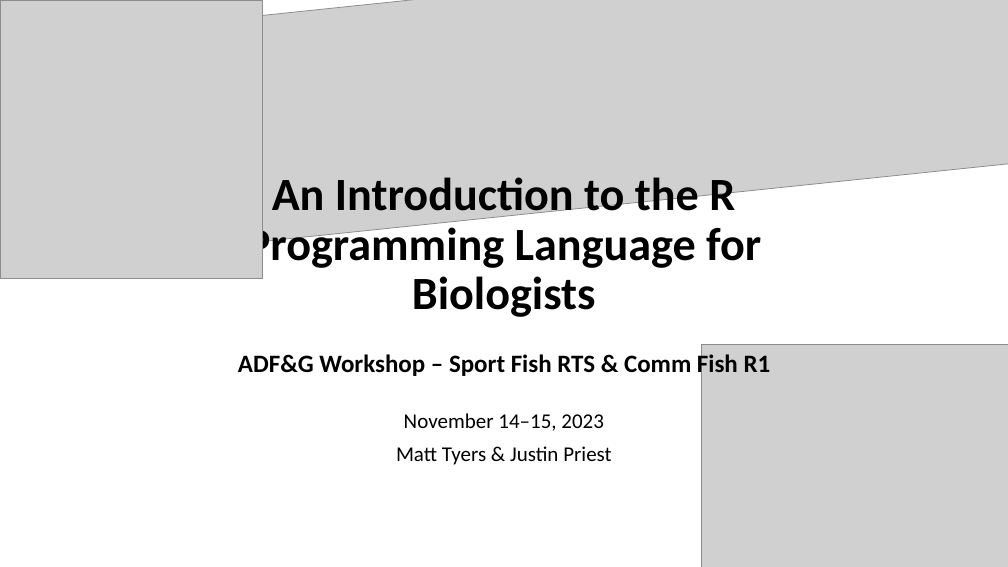
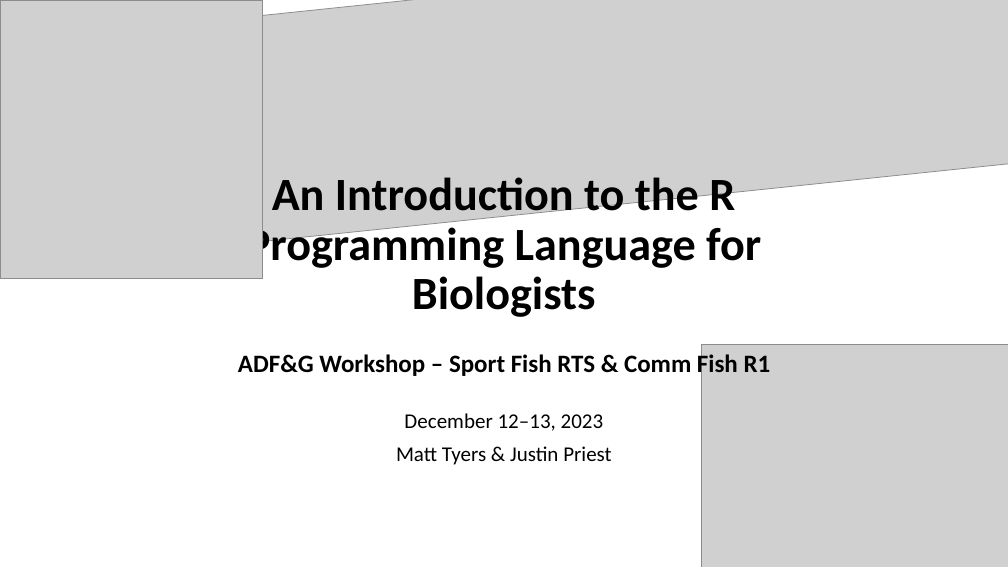
Before and after one commit to justinpriest/ADFG_R_Intro_Workshop, a slide deck: slide 1 of presentations/1 - Welcome and motivation.pptx. Drawn at 1008x567 pixels with LibreOffice and Linux fonts; fonts in the diff are those of the drawing; grey boxes stand for pictures. Boxes give left, top, right and bottom in pixels: in the first picture for what was removed or moved away, otherwise in the second. Text is boxed around its words. In the diff, an @@ line names an element or a change of style, - is before the commit and + after.

```diff
--- a/presentations/1 - Welcome and motivation.pptx
+++ b/presentations/1 - Welcome and motivation.pptx
@@ subtitle at [404, 413, 604, 431]: text changed @@
-November 14–15, 2023
+December 12–13, 2023
```
Also in this commit, not shown: 2 other slides changed, 12 other files.
